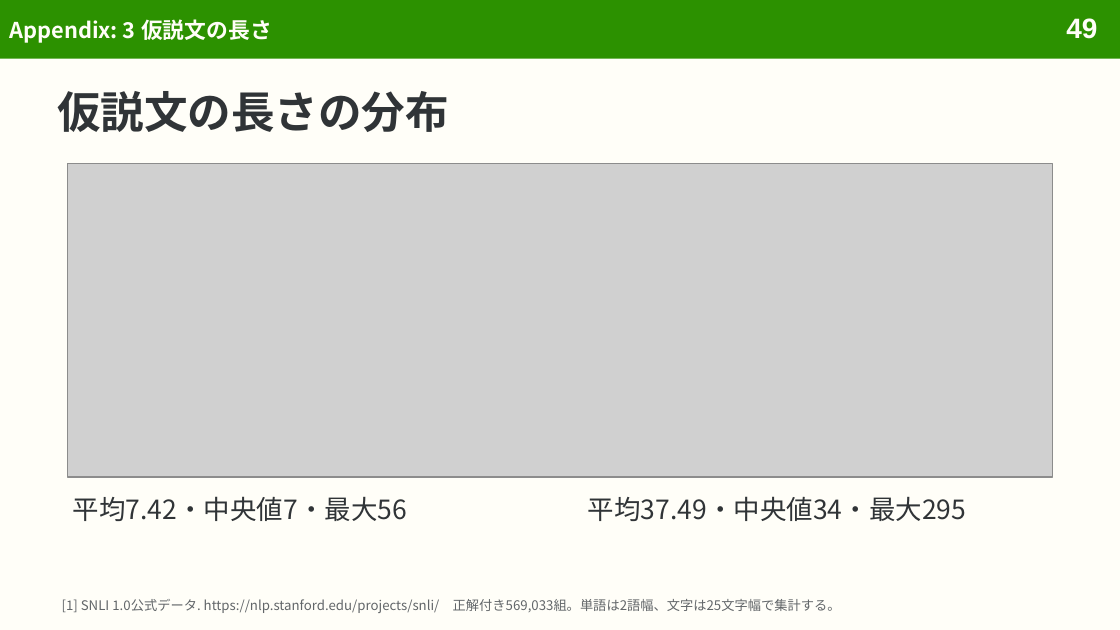
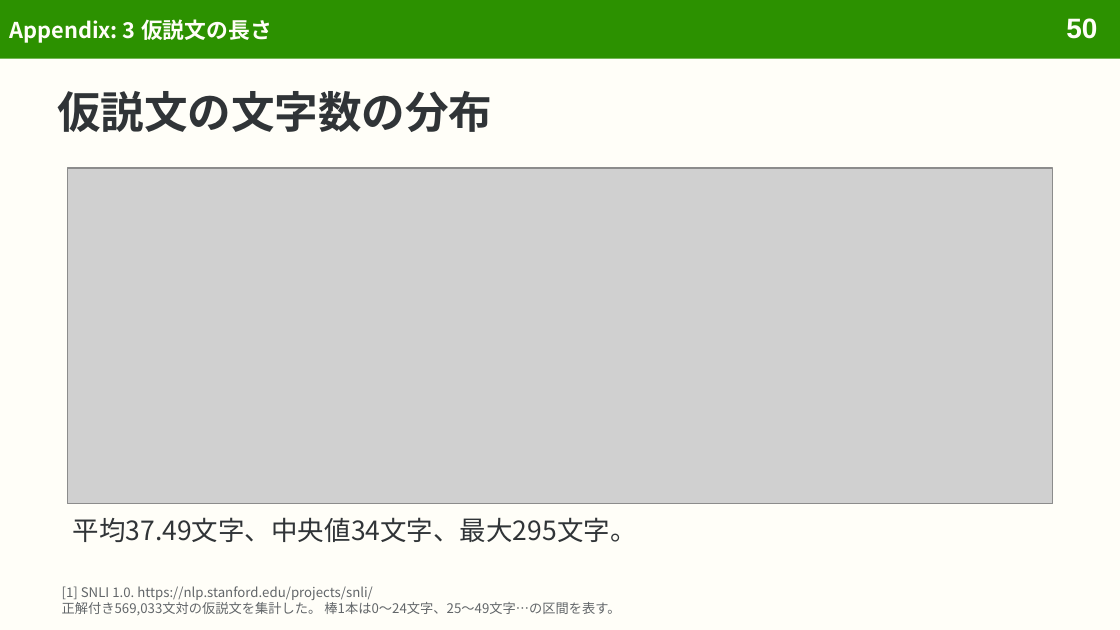
Before and after one commit to sasakiy84/datasets-in-10-minutes, a slide deck: slide 50 of slides/datasets-in-10-minutes-snli.pptx (slide 49 before the commit). Drawn at 1120x630 pixels with LibreOffice and Linux fonts; fonts in the diff are those of the drawing; grey boxes stand for pictures. Boxes give left, top, right and bottom in pixels: in the first picture for what was removed or moved away, otherwise in the second. Text is boxed around its words. In the diff, an @@ line names an element or a change of style, - is before the commit and + after.

```diff
--- a/slides/datasets-in-10-minutes-snli.pptx
+++ b/slides/datasets-in-10-minutes-snli.pptx
@@ page number at bbox=[1066, 18, 1097, 39]: text changed @@
-49
+50
@@ title at bbox=[57, 91, 492, 132]: text changed @@
-仮説文の長さの分布
+仮説文の文字数の分布
@@ picture: place and size @@
-picture at bbox=[67, 164, 1053, 477]
+picture at bbox=[67, 168, 1053, 504]
@@ text removed at bbox=[588, 496, 966, 521] @@
-平均37.49・中央値34・最大295
@@ text at bbox=[73, 517, 637, 542]: text changed @@
-平均7.42・中央値7・最大56
+平均37.49文字、中央値34文字、最大295文字。
@@ text at bbox=[62, 586, 620, 615]: text changed @@
-[1] SNLI 1.0公式データ. https://nlp.stanford.edu/projects/snli/ 正解付き569,033組。単語は2語幅、文字は25文字幅で集計する。
+[1] SNLI 1.0. https://nlp.stanford.edu/projects/snli/
+正解付き569,033文対の仮説文を集計した。 棒1本は0〜24文字、25〜49文字…の区間を表す。
```
Also in this commit, not shown: 36 other slides changed, 1 slide added, 10 other files.
